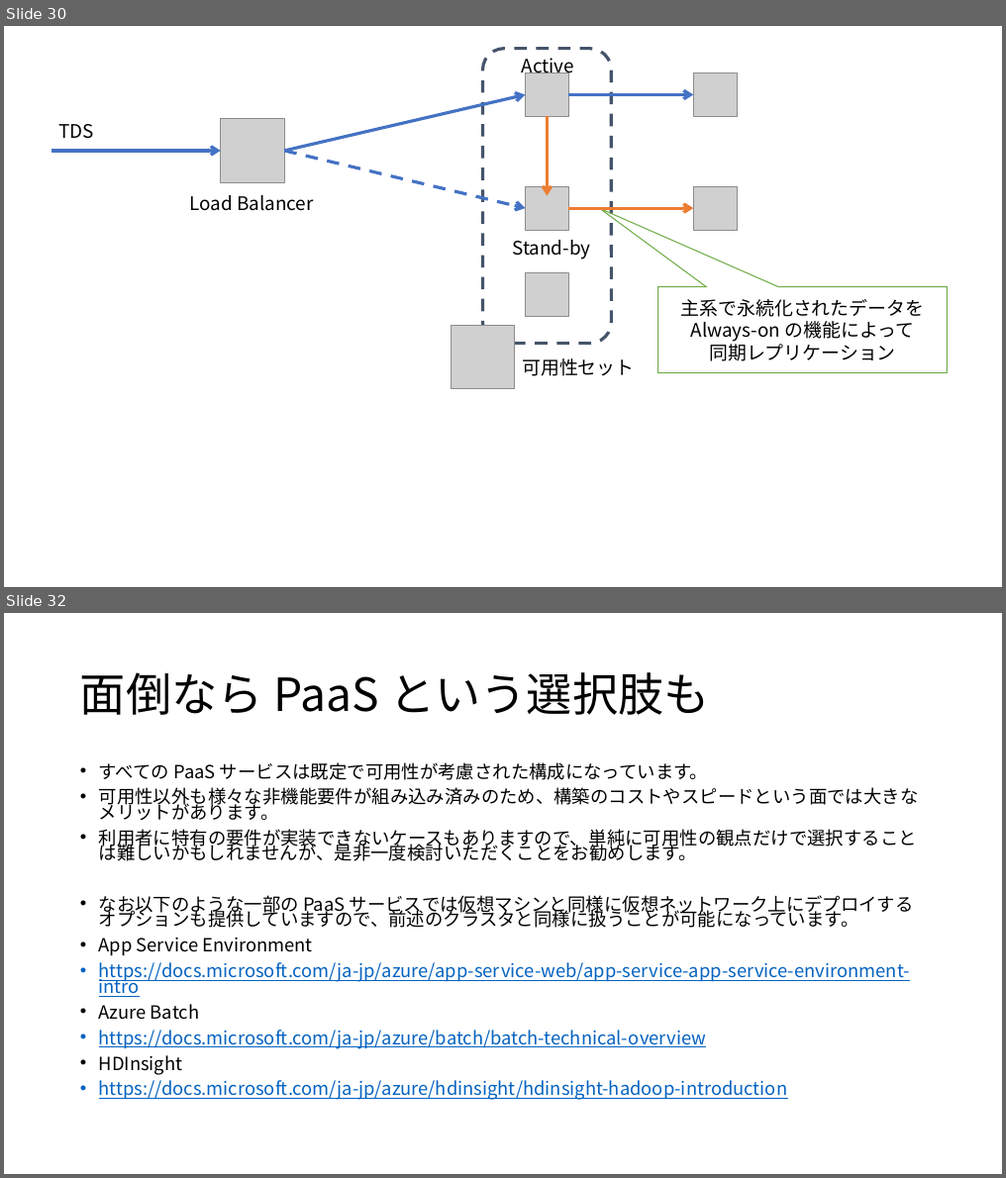
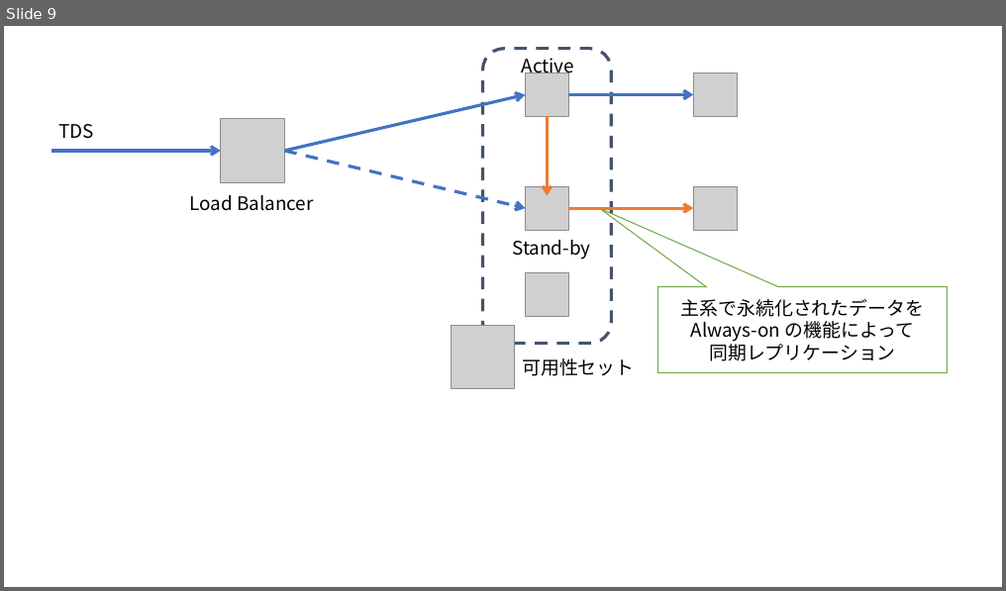
Before and after one commit to ayuina/ainaba-csa-blog, a slide deck: azure-vm-availability/images/figures.pptx. Shown one above the other, each under a label of ours: slides 30 and 32 before the commit, slide 9 after it; the slides between them are not shown. The pictures are 1006x1178 and 1006x591 pixels, drawn with LibreOffice and Linux fonts; fonts in the diff are those of the drawing; grey boxes stand for pictures. Boxes give left, top, right and bottom in pixels: in the first picture for what was removed or moved away, otherwise in the second. Text is boxed around its words. In the diff, an @@ line names an element or a change of style, - is before the commit and + after.

```diff
--- a/azure-vm-availability/images/figures.pptx
+++ b/azure-vm-availability/images/figures.pptx
@@ slide 32 removed at [4, 613, 1002, 1174], background #FFFFFF @@
@@ title removed at [80, 672, 710, 715] @@
-面倒なら PaaS という選択肢も
@@ text removed at [99, 762, 919, 1100] @@
-• すべての PaaS サービスは既定で可用性が考慮された構成になっています。
-• 可用性以外も様々な非機能要件が組み込み済みのため、構築のコストやスピードという面では大きなメリットがあります。
-• 利用者に特有の要件が実装できないケースもありますので、単純に可用性の観点だけで選択することは難しいかもしれませんが、是非一度検討いただくことをお勧めします。
-• なお以下のような一部の PaaS サービスでは仮想マシンと同様に仮想ネットワーク上にデプロイするオプションも提供していますので、前述のクラスタと同様に扱うことが可能になっています。
-• App Service Environment
-• https://docs.microsoft.com/ja-jp/azure/app-service-web/app-service-app-service-environment-intro
-• Azure Batch
-• https://docs.microsoft.com/ja-jp/azure/batch/batch-technical-overview
-• HDInsight
-• https://docs.microsoft.com/ja-jp/azure/hdinsight/hdinsight-hadoop-introduction
@@ what was slide 30 is now slide 9 @@
```
Also in this commit, not shown: 3 slides changed, 24 other slides removed, 7 other files.
